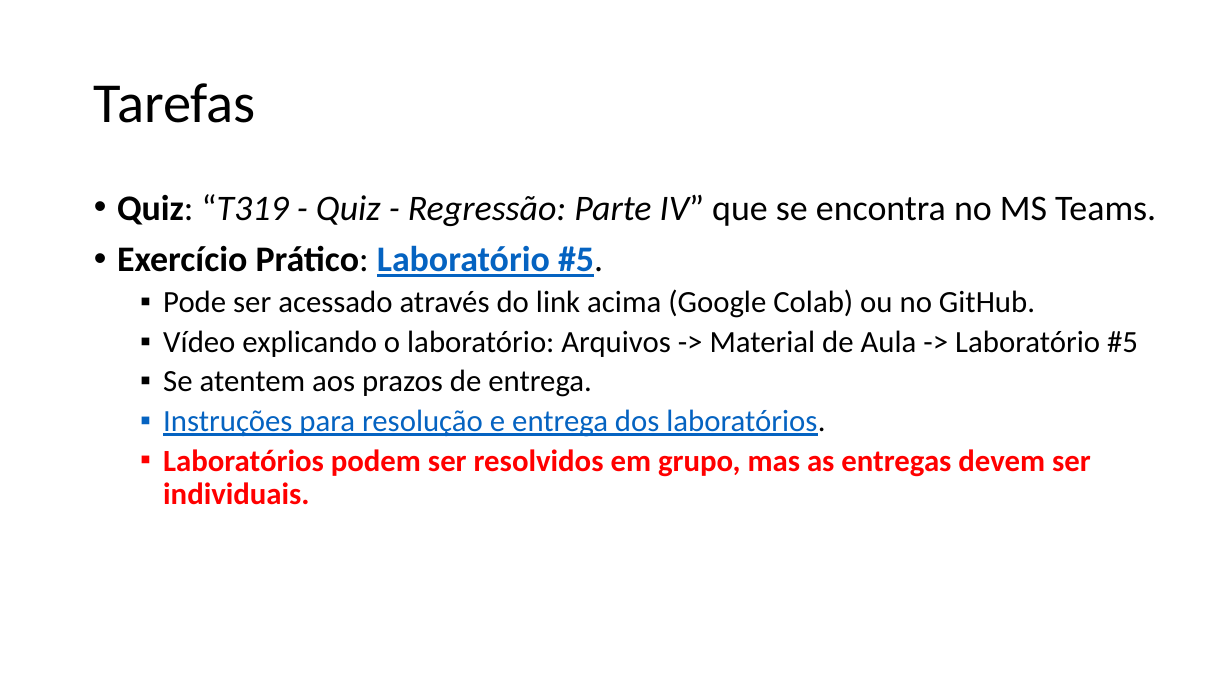
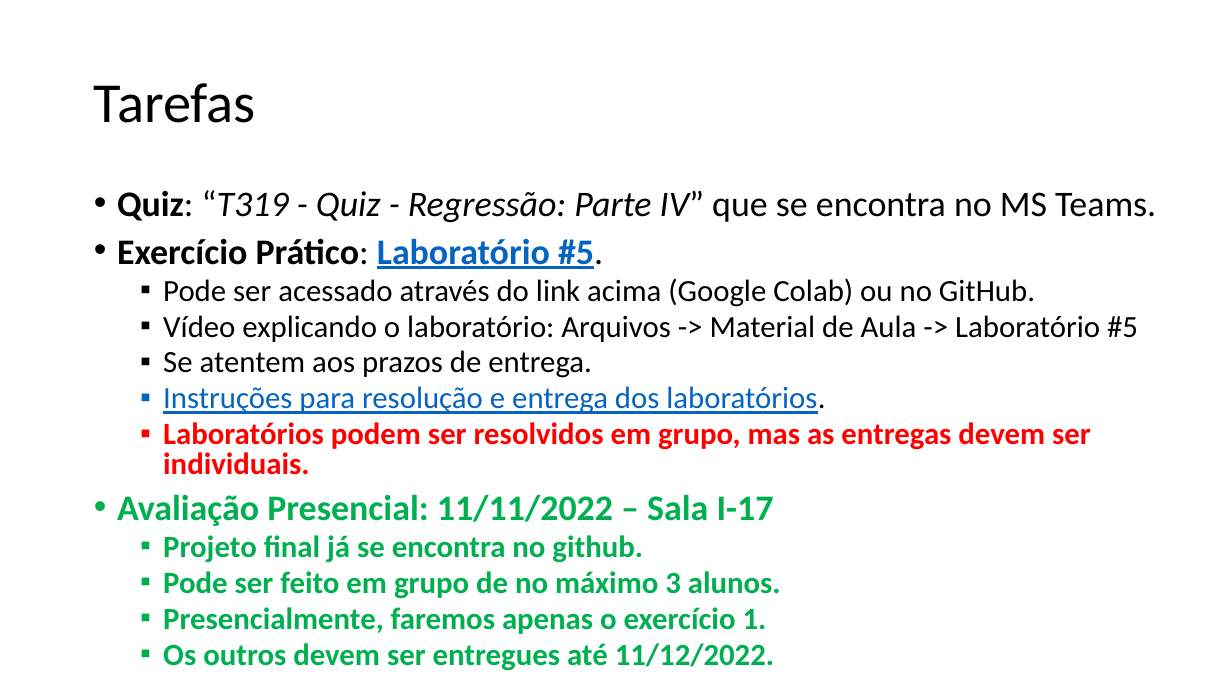
Before and after one commit to zz4fap/t319_aprendizado_de_maquina, a slide deck: slide 12 of slides/T319_Regressão_Linear (Parte IV).pptx. Drawn at 1232x693 pixels with LibreOffice and Linux fonts; fonts in the diff are those of the drawing. Boxes give left, top, right and bottom in pixels: in the first picture for what was removed or moved away, otherwise in the second. Text is boxed around its words. In the diff, an @@ line names an element or a change of style, - is before the commit and + after.

```diff
--- a/slides/T319_Regressão_Linear (Parte IV).pptx
+++ b/slides/T319_Regressão_Linear (Parte IV).pptx
@@ text at (117, 190, 1156, 475): line spacing 0.9 to 0.8 @@
@@ text at (117, 494, 781, 671): paragraphs added @@
+• Avaliação Presencial: 11/11/2022 – Sala I-17
+  ▪ Projeto final já se encontra no github.
+  ▪ Pode ser feito em grupo de no máximo 3 alunos.
+  ▪ Presencialmente, faremos apenas o exercício 1.
+  ▪ Os outros devem ser entregues até 11/12/2022.
```
Also in this commit, not shown: 3 other slides changed, 3 other files.
